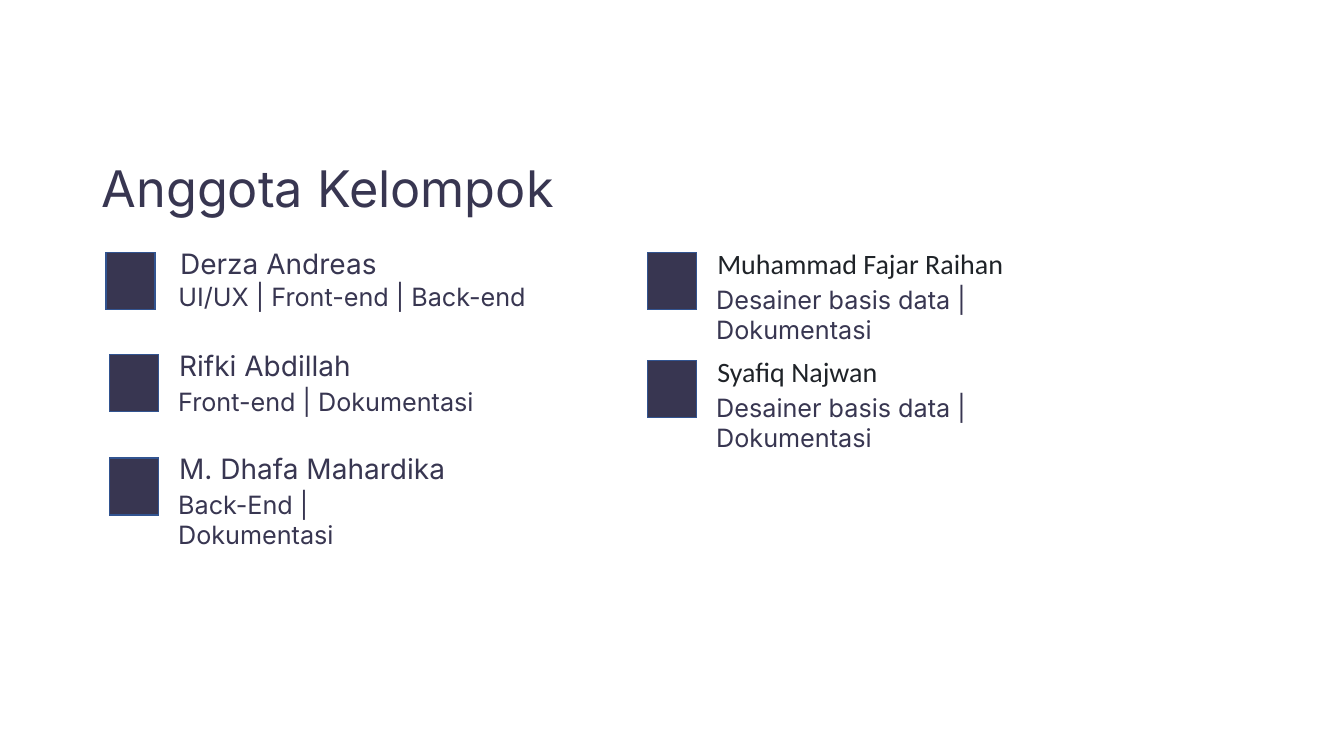
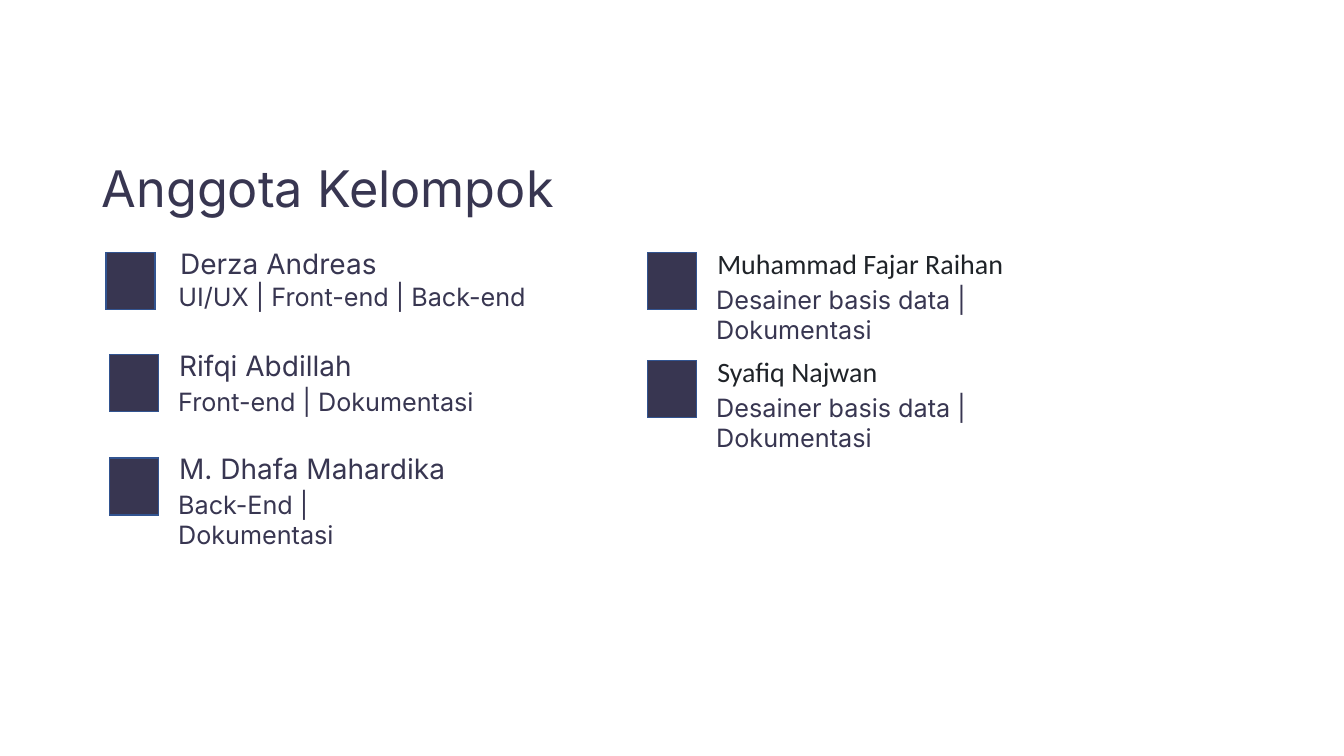
Before and after one commit to andrr64/KeuanganKu, a slide deck: slide 2 of assets/presentasi/presentasi.pptx. Drawn at 1344x756 pixels with LibreOffice and Linux fonts; fonts in the diff are those of the drawing. Boxes give left, top, right and bottom in pixels: in the first picture for what was removed or moved away, otherwise in the second. Text is boxed around its words. In the diff, an @@ line names an element or a change of style, - is before the commit and + after.

```diff
--- a/assets/presentasi/presentasi.pptx
+++ b/assets/presentasi/presentasi.pptx
@@ text at (179,354,351,382): text changed @@
-Rifki Abdillah
+Rifqi Abdillah
```
Also in this commit, not shown: 1 other slide changed, 5 slides added.
